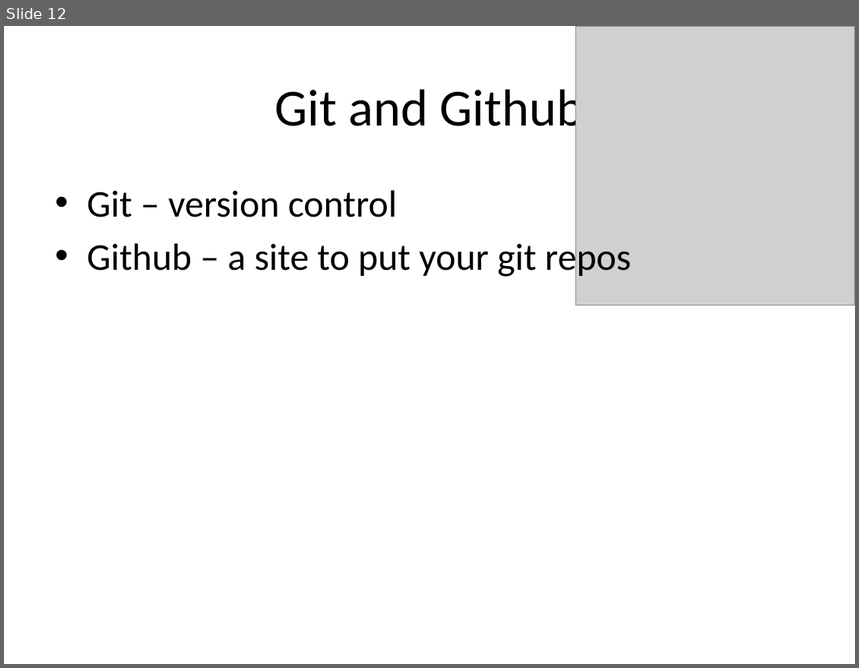
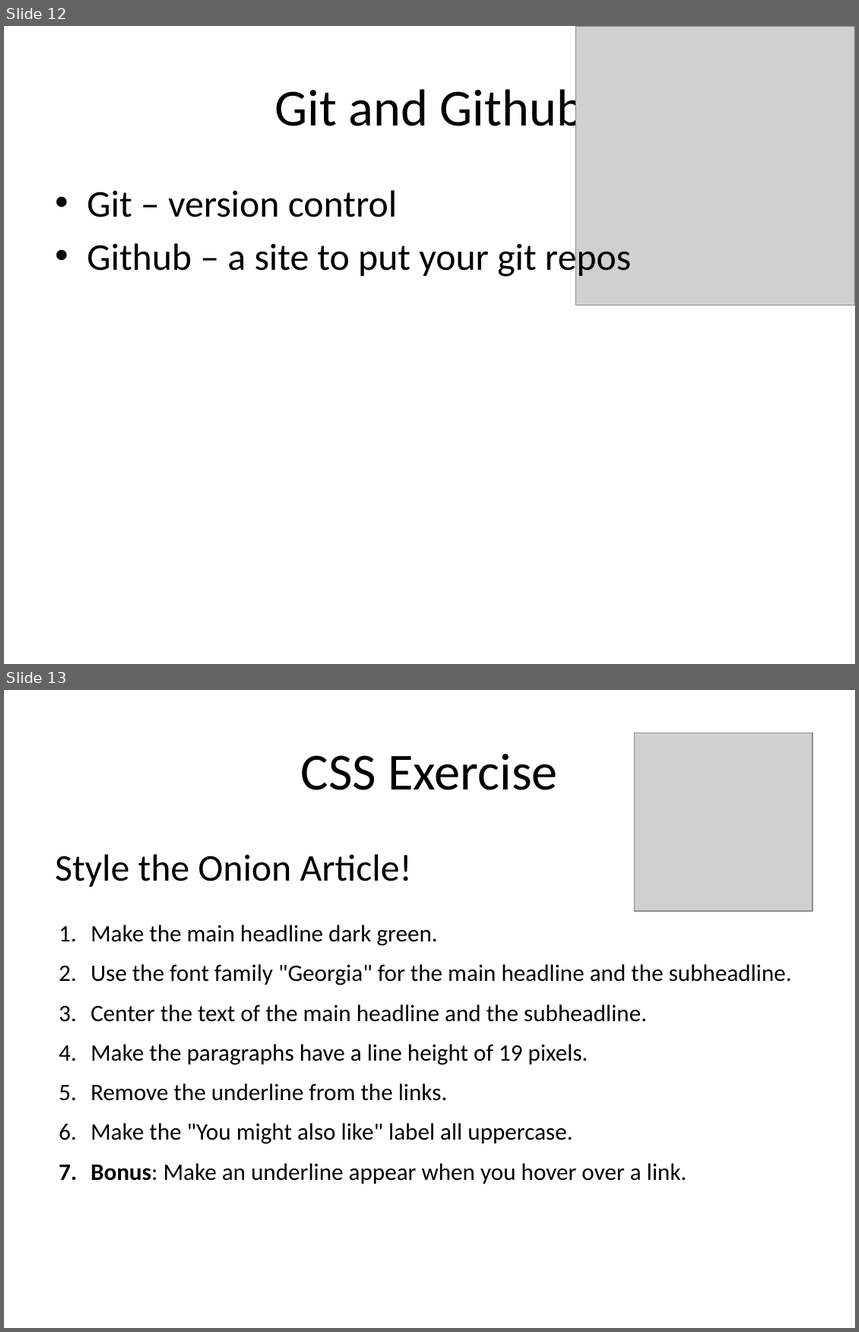
Before and after one commit to nicolethenerd/nycda-iwdd-fall-2013, a slide deck: Lesson 2/TerminalAndGit.pptx. Shown one above the other, each under a label of ours: slide 12 before the commit, slides 12 and 13 after it. The pictures are 859x668 and 859x1332 pixels, drawn with LibreOffice and Linux fonts; fonts in the diff are those of the drawing; grey boxes stand for pictures. Boxes give left, top, right and bottom in pixels: in the first picture for what was removed or moved away, otherwise in the second. Text is boxed around its words. In the diff, an @@ line names an element or a change of style, - is before the commit and + after.

Commit message:
Add CSS Exercise

```diff
--- a/Lesson 2/TerminalAndGit.pptx
+++ b/Lesson 2/TerminalAndGit.pptx
@@ slide 13 added at (4,690,855,1328), background #FFFFFF @@
@@ picture added at (634,733,813,911) @@
@@ title added at (301,754,557,790), 44 pt, text #000000 @@
+CSS Exercise
@@ text added at (55,854,412,887), 32 pt, text #000000 @@
+Style the Onion Article!
@@ text added at (91,925,792,1184), 20 pt, text #000000 @@
+1. Make the main headline dark green.
+2. Use the font family "Georgia" for the main headline and the subheadline.
+3. Center the text of the main headline and the subheadline.
+4. Make the paragraphs have a line height of 19 pixels.
+5. Remove the underline from the links.
+6. Make the "You might also like" label all uppercase.
+7. Bonus: Make an underline appear when you hover over a link.
```
